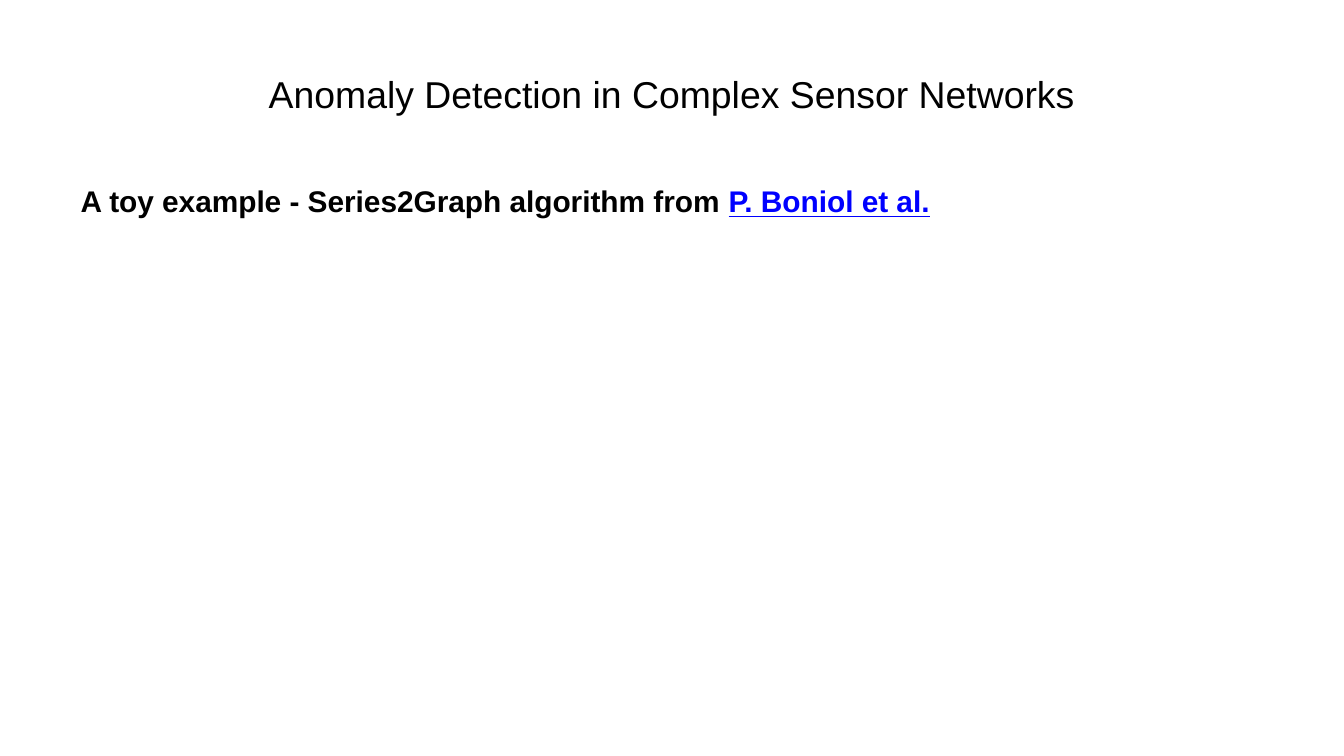
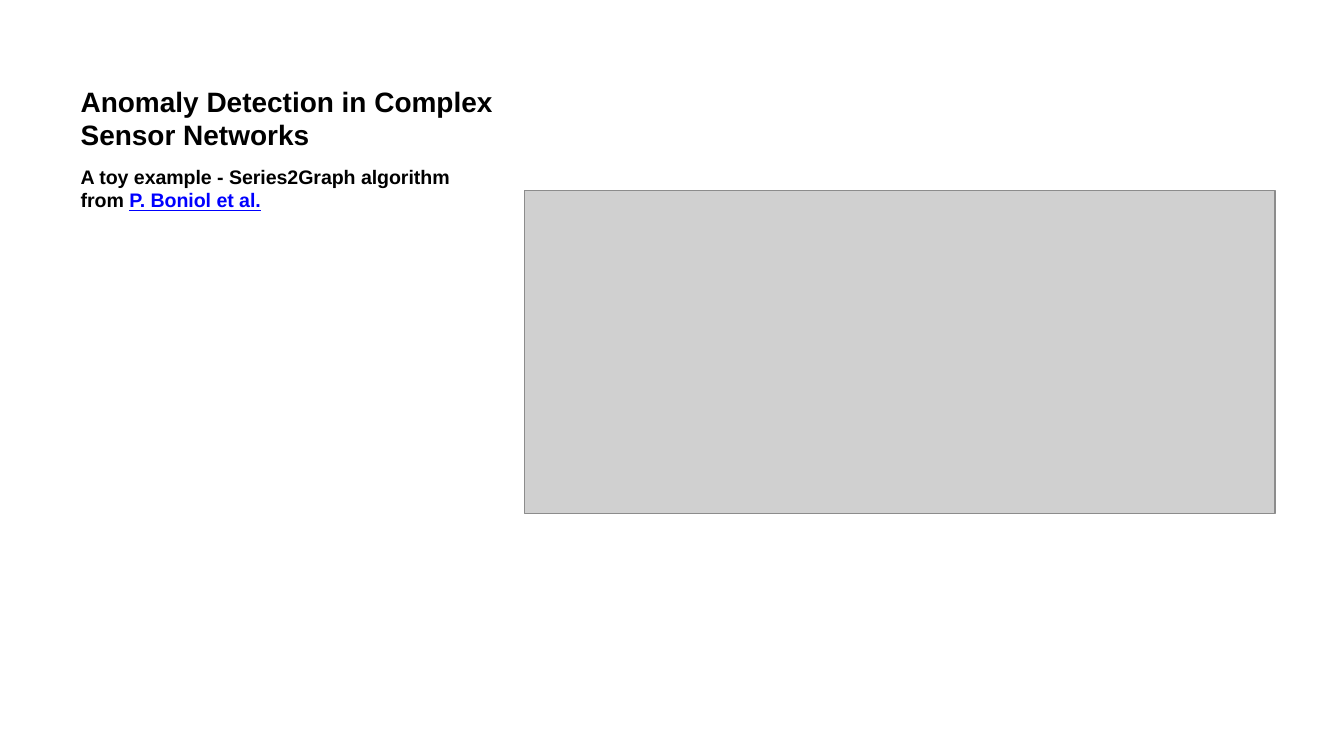
Before and after one commit to ManuelePasini/slides-markdown, a slide deck: slide 24 of 3rd_year_slides.pptx. Drawn at 1344x756 pixels with LibreOffice and Linux fonts; fonts in the diff are those of the drawing; grey boxes stand for pictures. Boxes give left, top, right and bottom in pixels: in the first picture for what was removed or moved away, otherwise in the second. Text is boxed around its words. In the diff, an @@ line names an element or a change of style, - is before the commit and + after.

```diff
--- a/3rd_year_slides.pptx
+++ b/3rd_year_slides.pptx
@@ title "Anomaly Detection in Complex Sensor ..." at (81, 91, 492, 146): size 20 to 15 pt, bold on; alignment centre to left; vertical alignment middle to bottom @@
@@ text "A toy example - Series2Graph ...": place and size @@
-text "A toy example - Series2Graph ..." at (81, 190, 929, 218)
+text "A toy example - Series2Graph ..." at (81, 169, 450, 211)
@@ text "A toy example - Series2Graph ..." at (81, 169, 450, 211): size 16 to 10.5 pt @@
@@ picture added at (524, 191, 1274, 513) @@
```
Also in this commit, not shown: 2 other slides changed, 1 slide added, 1 slide removed, 8 other files.
